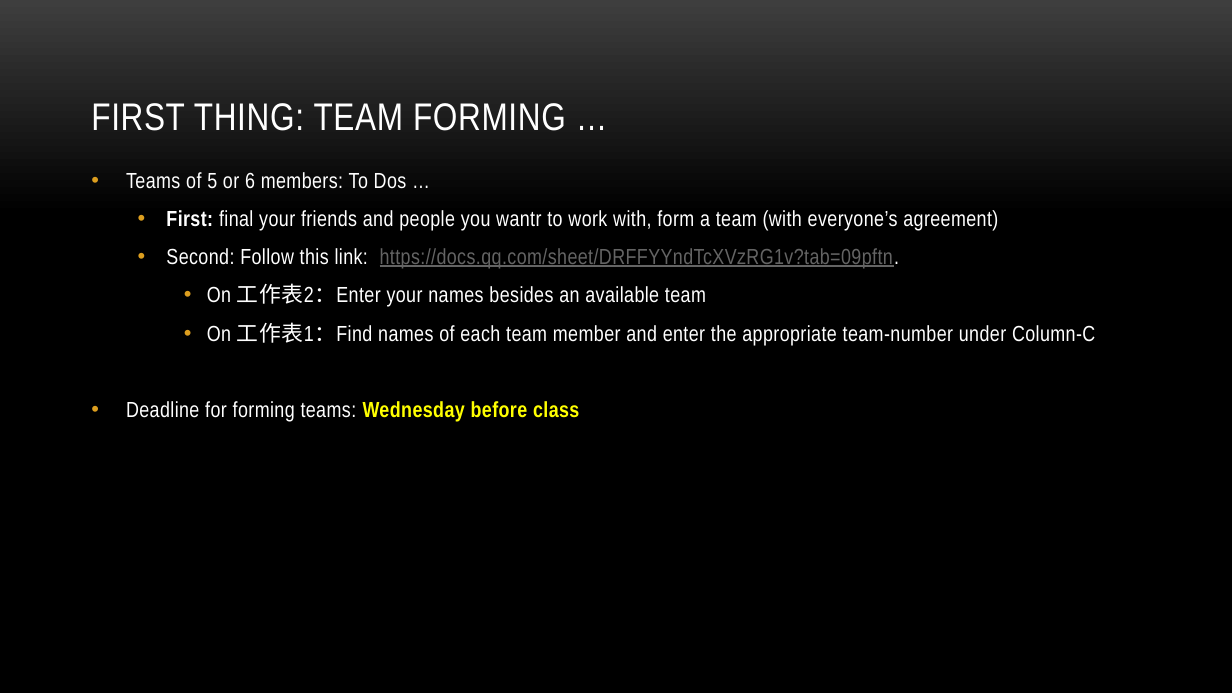
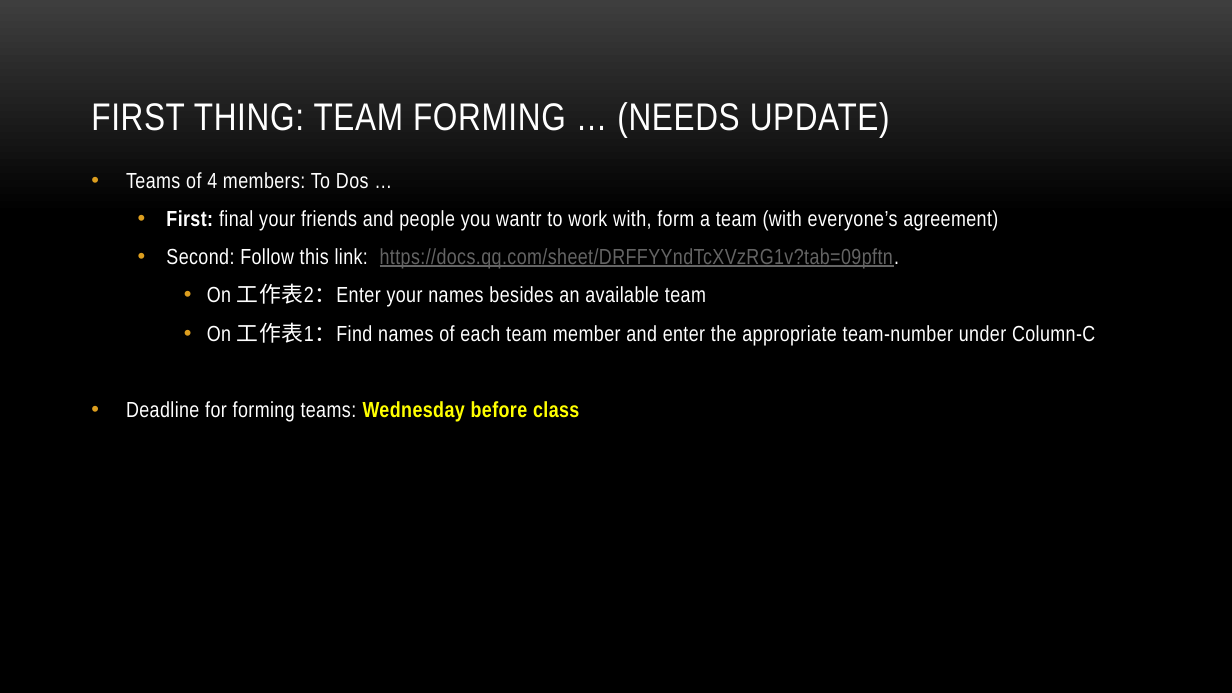
Before and after one commit to myuwbclasses/IntroGameDev-XJTU, a slide deck: slide 20 of PPT/Intro.pptx. Drawn at 1232x693 pixels with LibreOffice and Linux fonts; fonts in the diff are those of the drawing; background and template pictures are left out. Boxes give left, top, right and bottom in pixels: in the first picture for what was removed or moved away, otherwise in the second. Text is boxed around its words. In the diff, an @@ line names an element or a change of style, - is before the commit and + after.

Commit message:
First pass schedule for 2025

```diff
--- a/PPT/Intro.pptx
+++ b/PPT/Intro.pptx
@@ title at box(91, 102, 890, 138): text changed @@
-FIRST THING: TEAM FORMING …
+FIRST THING: TEAM FORMING … (NEEDS UPDATE)
@@ text at box(126, 172, 369, 189): text changed @@
-• Teams of 5 or 6 members: To Dos …
+• Teams of 4 members: To Dos …
```
Also in this commit, not shown: 10 other slides changed, 9 other files.
